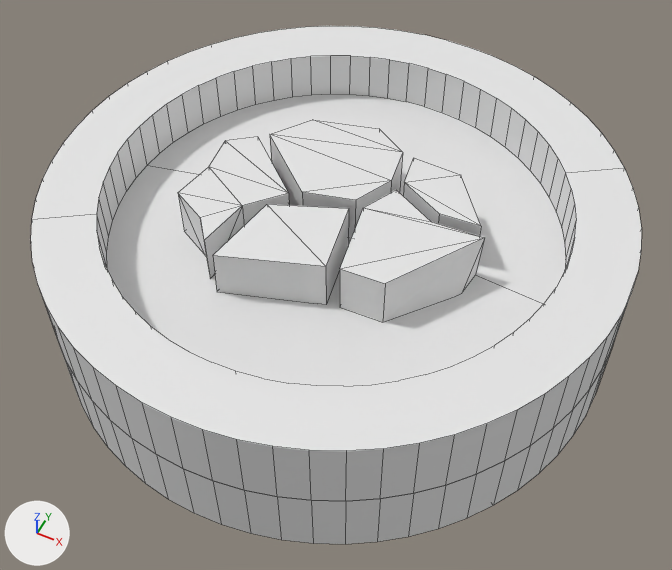
What one commit did to the Blender file 3d/resources/ore.blend.
Camera for both pictures: a camera (50 mm lens) standing at (7.75, -15.52, 17.68) and looking at (0.32, -0.65, -0.9). Every picture has the same lights, and +X, +Y and +Z are marked at lower left. Mesh edges are drawn as thin lines.

Names of what the first picture shows: 'Coin'.
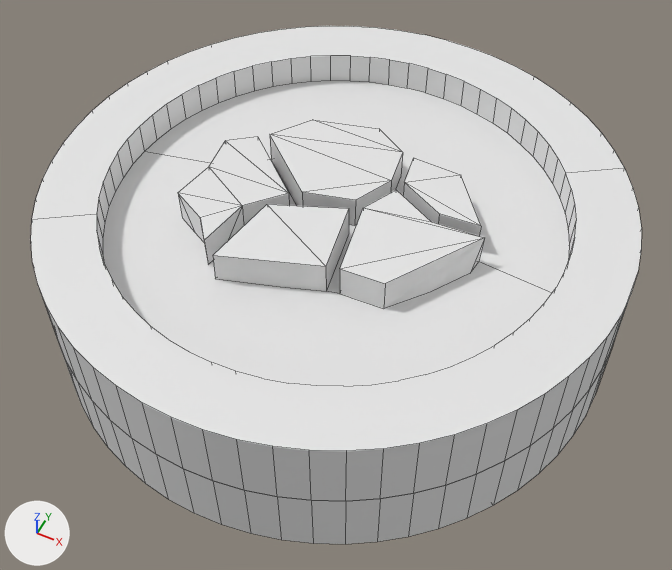
ob_hole is not drawn itself; it is used by a modifier of ob_coin.

What changed in the scene script:
```text
Change me_cylinder:
    used by ob_coin; location = (0.0, 0.0, -0.25); scale = (0.75, 0.75, 0.25)
    remove me_cylinder.from_pydata(...)  # 128 vertices, 66 faces; spans x -10.0..10.0, y -10.0..10.0, z 0.0..8.0
    add me_cylinder.from_pydata(...)  # 256 vertices, 132 faces; spans x -10.0..10.0, y -10.0..10.0, z 0.0..8.0
    me_cylinder part 1
    1 face is deleted
    64 vertices are added at x -7.9..7.9, y -7.9..7.9, z 4.5
    64 new vertices lie (0.0, 0.0, 3.5) away from vertices in x -7.9..7.9, y -7.9..7.9, z 4.5
    67 new faces join them
Change ob_coin:
    remove _m = ob_coin.modifiers.new('Carve hole', 'BOOLEAN')
    remove _m.object = ob_hole
Remove ob_hole:
    ob_hole = bpy.data.objects.new('Hole', me_cylinder_001)
    ob_hole.location = (0.0, 0.0, 3.5)
    ob_hole.scale = (1.19, 1.19, 1.04)
    ob_hole.hide_set(True)
```

Pixel boxes (x1, y1, x2, y2) of what changed, in the pictures (672 x 570 px):
'Coin', reshaped, modifiers changed
    both: (31, 26, 642, 544)
part 1 of me_cylinder, built on
    before: (98, 233, 576, 368)
    after: (98, 61, 576, 368)
